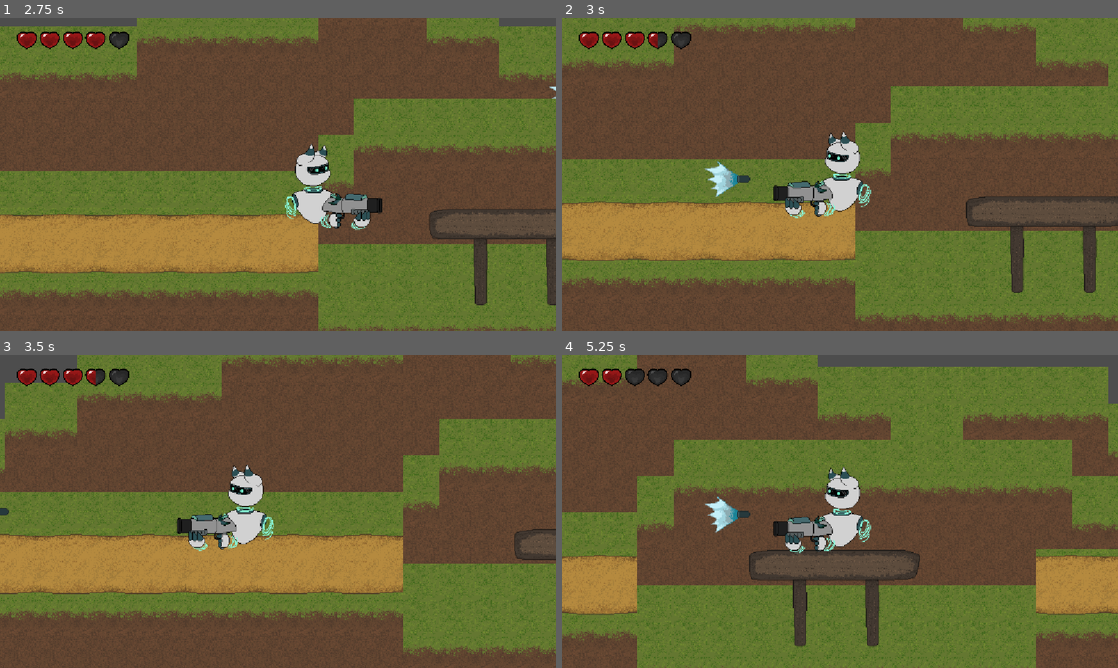
Above: before the commit, frames 1-4 (two rows, left to right).
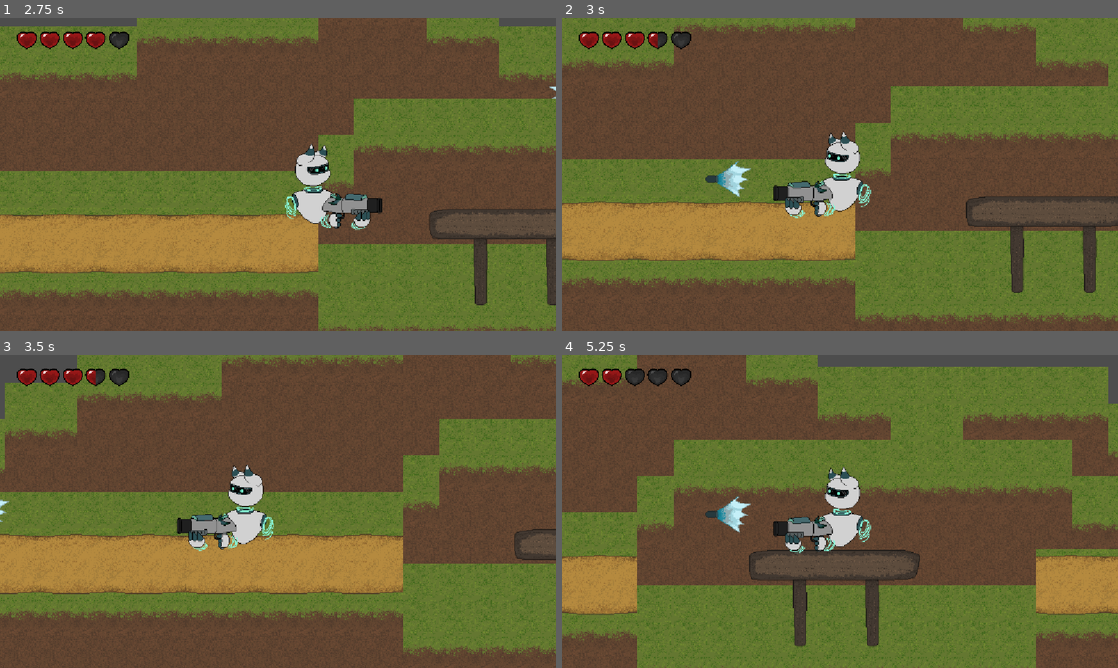
Above: after the commit, the same moments.

Repository: Dekoder-py/DaydreamProject
Game: Godot game, scene res://scenes/start_menu.tscn
Two runs of this game, one before a commit and one after it. Both use one fixed random seed, a clock stepped at 60 frames per second and the inputs below. Sound files missing from this copy of the repository are replaced by a short silence.
Inputs:
- Up to frame 1 (2.75 s): click "Start!" at 0.5 s; tap Enter (shoot) at 1.25, 1.35, 2.1 s; hold D (right) from 1.28 s (still down); tap W (jump) at 1.52, 2.27 s
- Up to frame 2 (3 s): release D (right) at 2.78 s; hold A (left) from 2.78 s (still down); tap Enter (shoot) at 2.85 s
- Up to frame 3 (3.5 s): keep holding A (left)
- Up to frame 4 (5.25 s): release A (left) at 3.53 s; hold D (right) 3.53-5.03 s; tap Enter (shoot) at 3.6, 4.35, 5.1 s; tap W (jump) at 3.77, 4.52 s; hold A (left) from 5.03 s (still down)

Frame 1 is identical in both runs. In frame 2, 0.5% of the frame differs, in the area x 25-34%, y 45-58%; in frame 3, less than 0.1%; in frame 4, 0.5%.

Commit message:
add flip sprite to bullet

Diff:
--- a/scripts/bullet.gd
+++ b/scripts/bullet.gd
@@ -9,6 +9,12 @@
 func _ready() -> void:
 	if !direction:
 		direction = 1
+
+	# flip sprite
+	if direction == -1:
+		flip_h = true
+
+	# despawn timer
 	timer.start()
 
 
